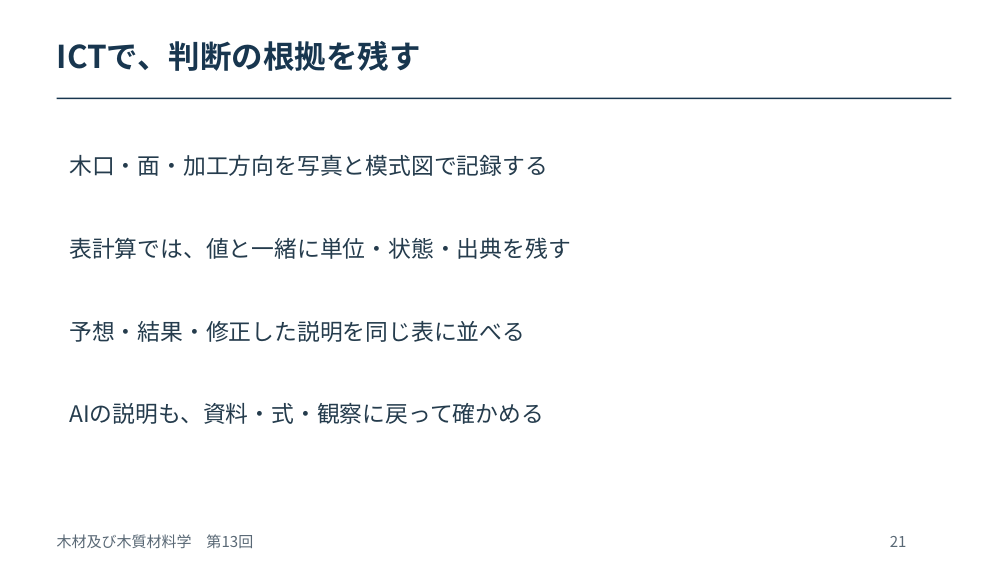
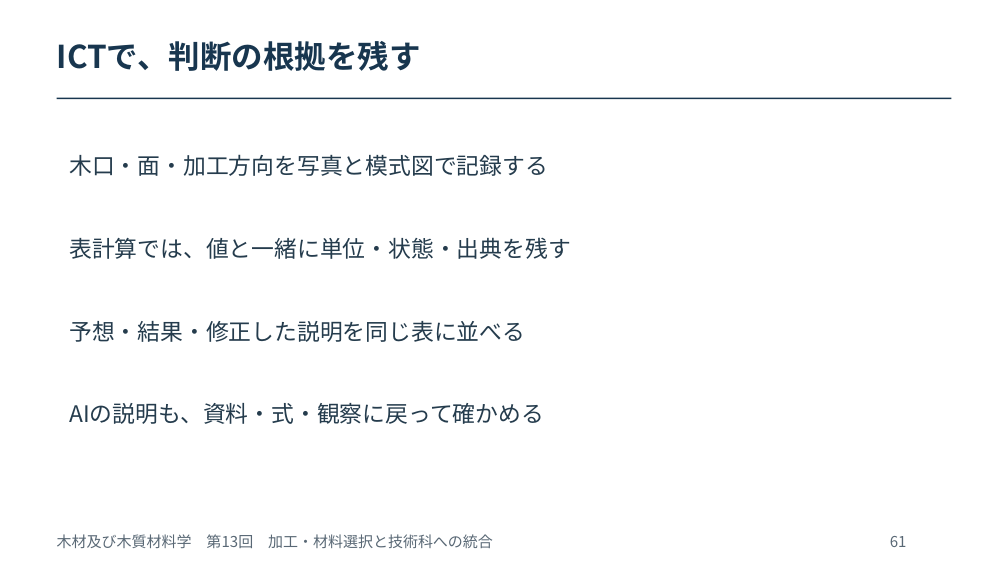
Before and after one commit to zooc-14calbp/wood-science-course, a slide deck: slide 61 of 第13回/13_授業スライド_20261101.pptx (slide 21 before the commit). Drawn at 1008x567 pixels with LibreOffice and Linux fonts; fonts in the diff are those of the drawing. Boxes give left, top, right and bottom in pixels: in the first picture for what was removed or moved away, otherwise in the second. Text is boxed around its words. In the diff, an @@ line names an element or a change of style, - is before the commit and + after.

```diff
--- a/第13回/13_授業スライド_20261101.pptx
+++ b/第13回/13_授業スライド_20261101.pptx
@@ text at (57,534,493,548): text changed @@
-木材及び木質材料学 第13回
+木材及び木質材料学 第13回 加工・材料選択と技術科への統合
@@ text at (890,536,907,547): text changed @@
-21
+61
```
Also in this commit, not shown: 24 other slides changed, 57 slides added, 28 other files.
